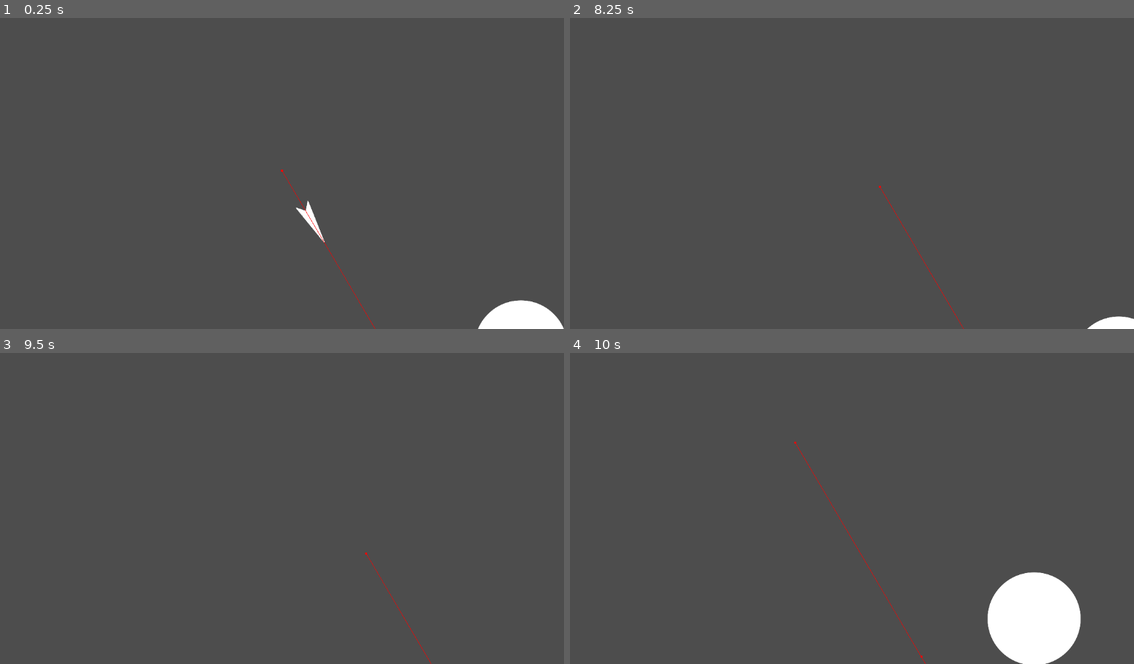
Above: before the commit, frames 1-4 (two rows, left to right).
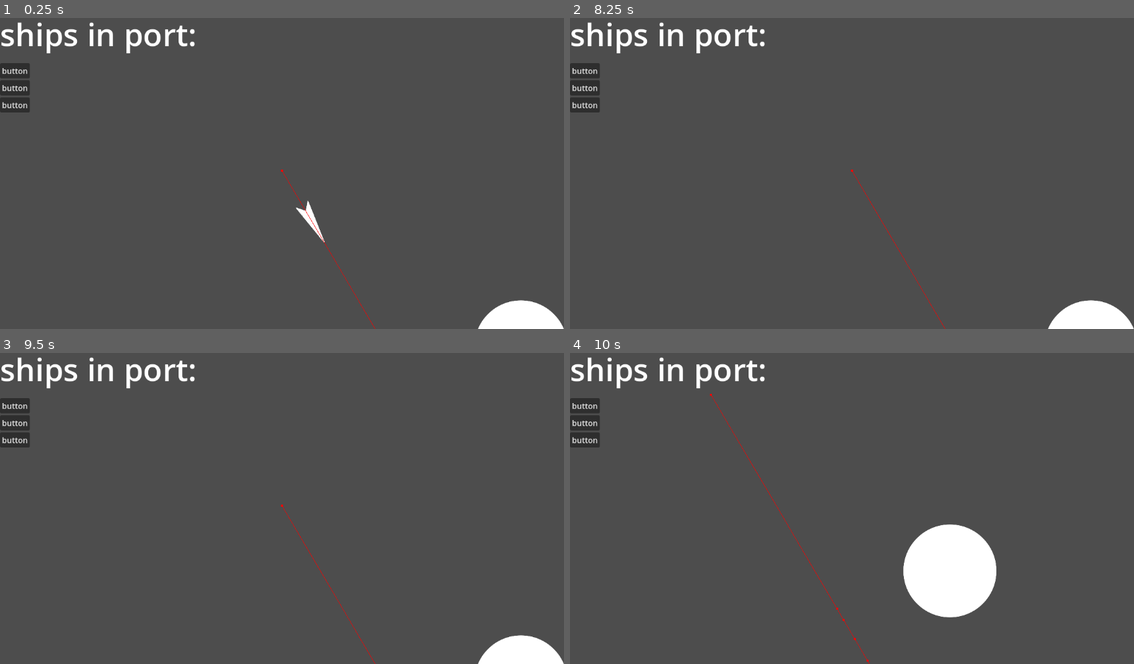
Above: after the commit, the same moments.

Repository: keenas7/arctic-patrol
Game: Godot game, scene res://scenes/main.tscn
The game is run twice, just before and just after one commit, with the same random seed, the same clock (stepped at 60 frames per second) and the same inputs.
Inputs (mouse positions are in pixels of both pictures, inside the frame that each line leads up to):
- Up to frame 1 (0.25 s): no input
- Up to frame 2 (8.25 s): click (586, 70) at 0.5 s, where only the run after the commit has a clickable "button"; click (586, 86) at 1.25 s, where only the run after the commit has a clickable "button"; click (586, 105) at 2 s, where only the run after the commit has a clickable "button"; click (586, 70) at 2.75 s, where only the run after the commit has a clickable "button"; click (586, 86) at 3.5 s, where only the run after the commit has a clickable "button"; click (586, 105) at 4.25 s, where only the run after the commit has a clickable "button"; click (586, 70) at 5 s, where only the run after the commit has a clickable "button"; click (586, 86) at 5.75 s, where only the run after the commit has a clickable "button"; click (586, 105) at 6.5 s, where only the run after the commit has a clickable "button"; tap Enter (ui_accept) at 7.25 s; move the mouse to (976, 154) at 7.27 s; hold Enter (ui_accept) 7.28-8 s; click (976, 154) at 7.42 s; tap R (zoom reset) at 8 s; drag from (739, 185) to (823, 232) at 8.02 s
- Up to frame 3 (9.5 s): tap Enter (ui_accept) at 8.75, 9.05 s; move the mouse to (338, 436) at 8.77 s; hold Middle mouse button (middle-click) from 8.78 s (still down); click (338, 436) at 8.92 s
- Up to frame 4 (10 s): release Middle mouse button (middle-click) at 9.5 s; tap R (zoom reset) at 9.5 s; drag from (823, 567) to (682, 458) at 9.52 s

The runs differ from the first frame. In frame 1, 1.6% of the frame differs, in the area x 0-35%, y 1-31%; in frame 2, 2.6%; in frame 3, 2.8%; in frame 4, 9.7%, in the area x 0-91%, y 1-100%.

Commit message:
added subclasses of ships

Diff:
--- a/u-ottawa-hack/scenes/main.tscn
+++ b/u-ottawa-hack/scenes/main.tscn
@@ -46,7 +46,6 @@
 [node name="UI layer" type="CanvasLayer" parent="."]
 
 [node name="Ship Port UI" type="Control" parent="UI layer"]
-visible = false
 layout_mode = 3
 anchor_right = 0.37800002
 anchor_bottom = 1.0
--- a/u-ottawa-hack/ship/Ship.tscn
+++ b/u-ottawa-hack/ship/Ship.tscn
@@ -22,6 +22,3 @@
 [node name="CollisionPolygon2D" type="CollisionPolygon2D" parent="."]
 rotation = 1.5707964
 polygon = PackedVector2Array(0, -45, 14.000002, 45, 0, 30, -14, 45)
-
-[connection signal="Left_Click" from="Click Handler Component" to="." method="OnClick"]
-[connection signal="Left_Clicked_on" from="Click Handler Component" to="." method="ClickedOn"]
--- /dev/null
+++ b/u-ottawa-hack/ship/patroller/patroller_script.gd
@@ -0,0 +1,12 @@
+extends Ship
+
+var begin_new_nav : bool = false
+
+
+func clickedOn():
+	begin_new_nav = true
+
+func onClick():
+	if begin_new_nav:
+		navigator.target_position = get_global_mouse_position()
+		begin_new_nav = false
--- a/u-ottawa-hack/ship/ship_script.gd
+++ b/u-ottawa-hack/ship/ship_script.gd
@@ -3,13 +3,17 @@
 
 @export var nav_point_debug : Node2D
 @export var fuel_capacity: float = 100.0
+@export var fuel_consumption_rate : float = 0.001
 @export var current_fuel: float = 100.0
 
 var navigator : NavigationAgent2D
-var begin_new_nav : bool = false
+#var begin_new_nav : bool = false
 var speed : float = 500
 
 func _ready() -> void:
+	shipSetup()
+
+func shipSetup() -> void:
 	navigator = get_node("NavigationAgent2D") #target_pos tells nav agent to calculate path to pos
 	print(navigator)
 	navigator.navigation_finished.connect(onNavComplete)
@@ -21,20 +25,13 @@
 
 	if !navigator.is_target_reached():
 		velocity = transform.x*speed
+		current_fuel -= fuel_consumption_rate
 	else:
 		velocity = Vector2.ZERO
 
 	move_and_slide()
 
 func onNavComplete():
-	print("done")
+	pass
 	#on a layover, call make ship on port where we stop then free yourself
 	#queue_free()
-
-func ClickedOn():
-	begin_new_nav = true
-
-func OnClick():
-	if begin_new_nav:
-		navigator.target_position = get_global_mouse_position()
-		begin_new_nav = false
--- /dev/null
+++ b/u-ottawa-hack/ship/shipper/shipper.gd
@@ -0,0 +1,3 @@
+extends Ship
+
+#TODO add logic to interface with ports more than just refuel
Not shown, added: u-ottawa-hack/ship/patroller/patroller_script.gd.uid
Not shown, added: u-ottawa-hack/ship/shipper/shipper.gd.uid
